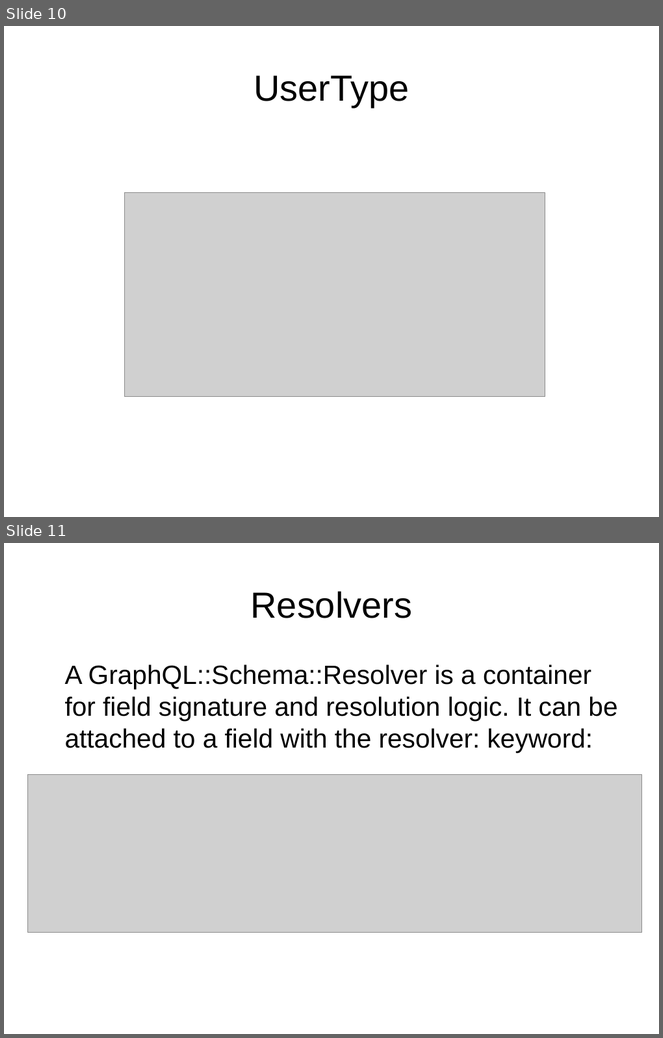
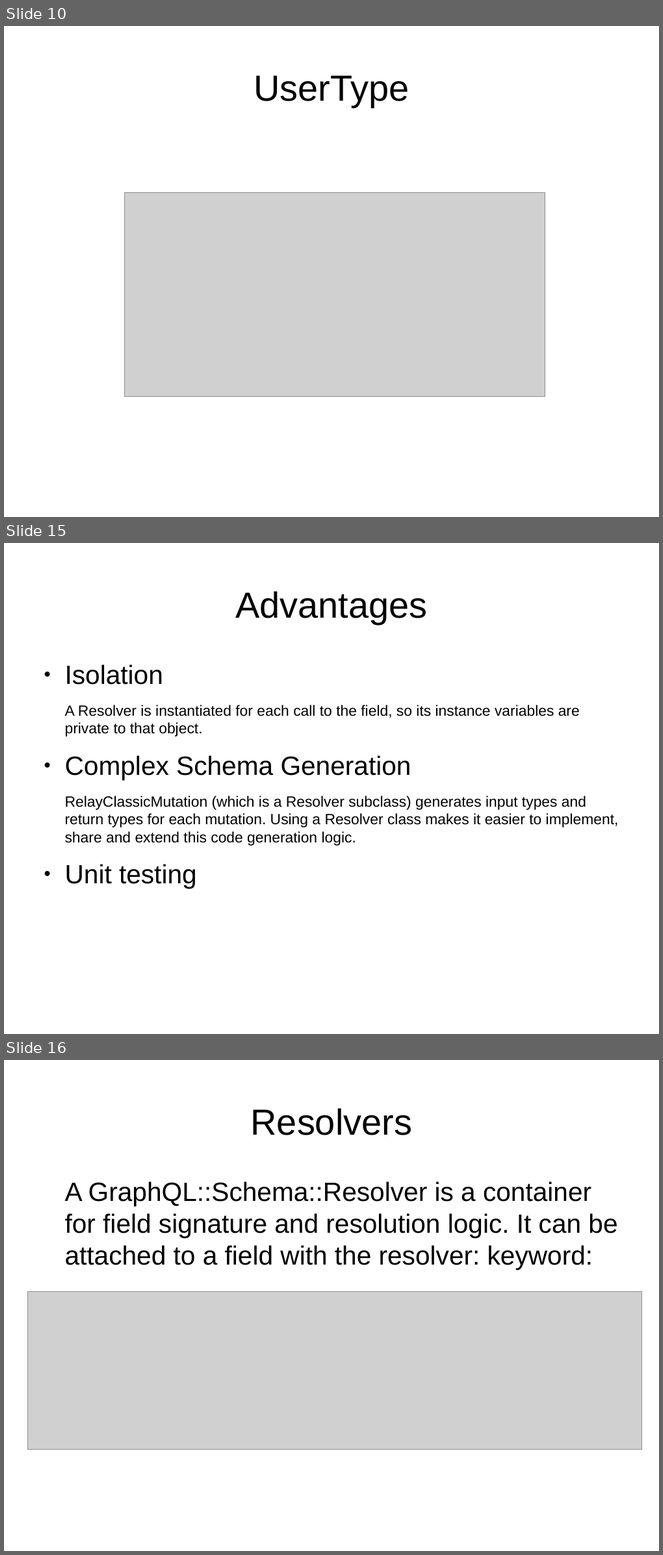
Before and after one commit to okapusta/graphql-example, a slide deck: doc/graphql.odp. Shown one above the other, each under a label of ours: slides 10 and 11 before the commit, slides 10, 15 and 16 after it; the slides between them are not shown. The pictures are 663x1038 and 663x1555 pixels, drawn with LibreOffice and Linux fonts; fonts in the diff are those of the drawing; grey boxes stand for pictures. Boxes give left, top, right and bottom in pixels: in the first picture for what was removed or moved away, otherwise in the second. Text is boxed around its words. In the diff, an @@ line names an element or a change of style, - is before the commit and + after.

Commit message:
Lamda resolver

```diff
--- a/doc/graphql.odp
+++ b/doc/graphql.odp
@@ slide 15 added at [4, 543, 659, 1034], background #FFFFFF @@
@@ title added at [235, 591, 427, 624], 44 pt, text #000000 @@
+Advantages
@@ text added at [65, 665, 619, 889], 18 pt, text #000000 @@
+● Isolation
+A Resolver is instantiated for each call to the field, so its instance variables are private to that object.
+● Complex Schema Generation
+RelayClassicMutation (which is a Resolver subclass) generates input types and return types for each mutation. Using a Resolver class makes it easier to implement, share and extend this code generation logic.
+● Unit testing
@@ what was slide 11 is now slide 16 @@
```
Also in this commit, not shown: 4 other slides added, 1 other file.
